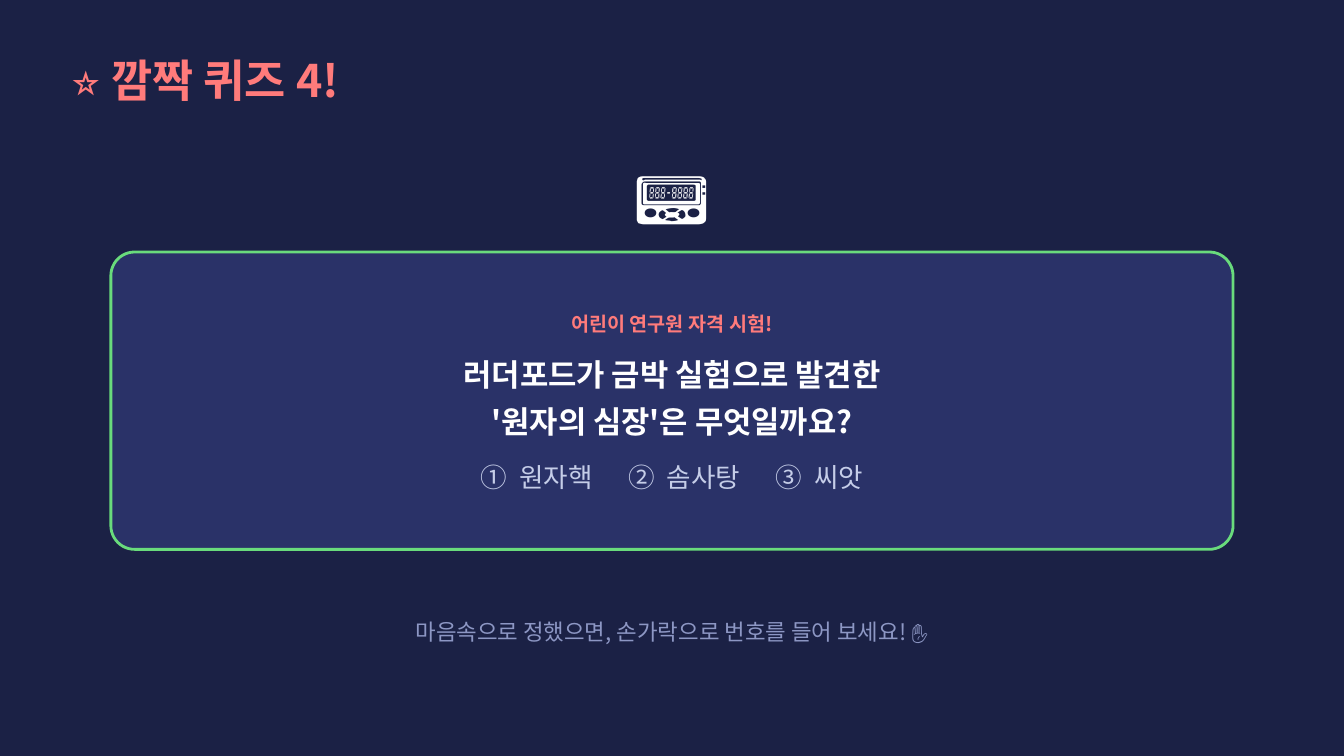
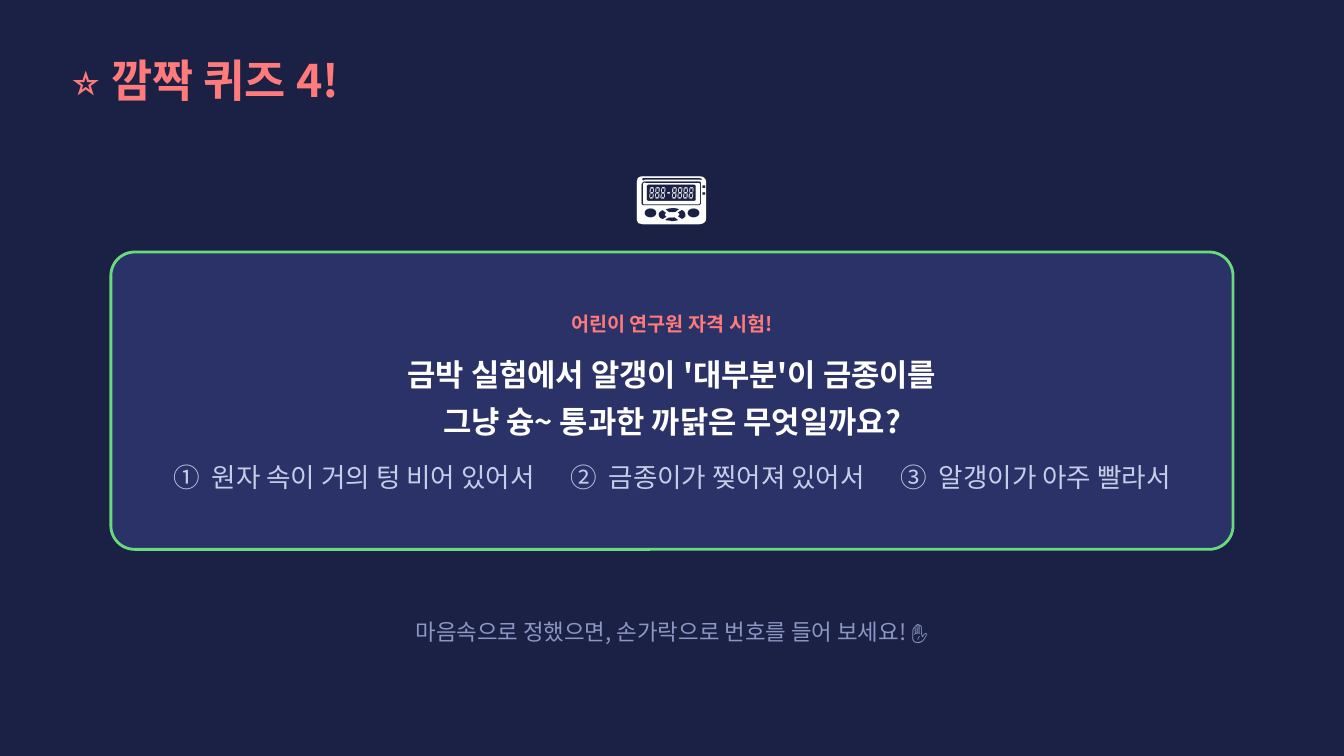
Before and after one commit to parksang-jun/ecture-materials, a slide deck: slide 18 of 강의자료/1일 어린이 연구원_초등 3-4학년용.pptx (slide 16 before the commit). Drawn at 1344x756 pixels with LibreOffice and Linux fonts; fonts in the diff are those of the drawing. Boxes give left, top, right and bottom in pixels: in the first picture for what was removed or moved away, otherwise in the second. Text is boxed around its words. In the diff, an @@ line names an element or a change of style, - is before the commit and + after.

```diff
--- a/강의자료/1일 어린이 연구원_초등 3-4학년용.pptx
+++ b/강의자료/1일 어린이 연구원_초등 3-4학년용.pptx
@@ text in rounded rectangle at (x1=173, y1=360, x2=1170, y2=490): text changed @@
-러더포드가 금박 실험으로 발견한
-'원자의 심장'은 무엇일까요?
-① 원자핵 ② 솜사탕 ③ 씨앗
+금박 실험에서 알갱이 '대부분'이 금종이를
+그냥 슝~ 통과한 까닭은 무엇일까요?
+① 원자 속이 거의 텅 비어 있어서 ② 금종이가 찢어져 있어서 ③ 알갱이가 아주 빨라서
```
Also in this commit, not shown: 16 other slides changed, 2 slides added, 1 slide removed, 2 other files.
